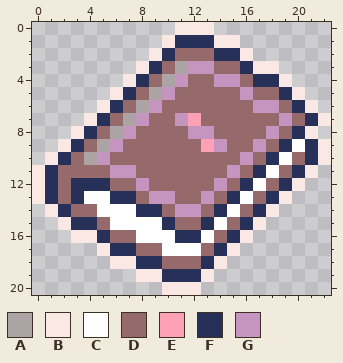
A pixel-art sprite gets an edit: art/tinybook.png. Above is the file before it was changed.
The file is 23x21 pixels.
Palette (. is transparent): A #aca4a4  B #fae8e5  C #ffffff  D #966a6a  E #fea0b6  F #273058  G #c594bf
New version:
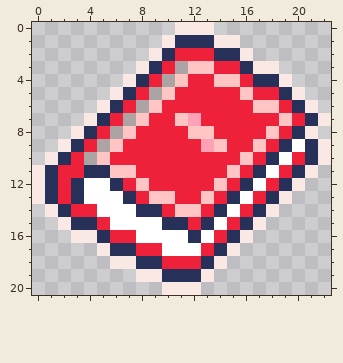
What changed:
colour D: #966a6a -> #ef213a
colour G: #c594bf -> #ffc5c5
y 11: x 4..5 DD -> FF
y 12: x 4..6 FFD -> CCF
y 13: x 6 F -> C
y 15: x 11 D -> F
y 16: x 11 F -> C
Pixel boxes of the changes (left, top, right, bottom) in both pictures:
changed: (58, 48, 305, 269)
